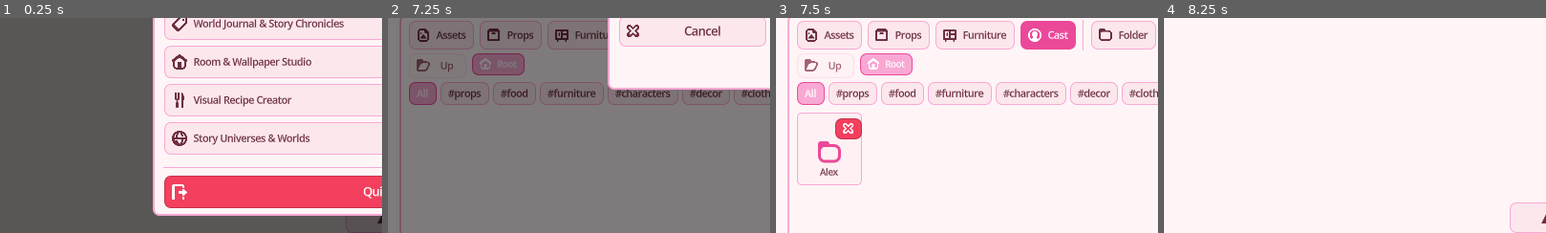
Above: before the commit, frames 1-4 (left to right).
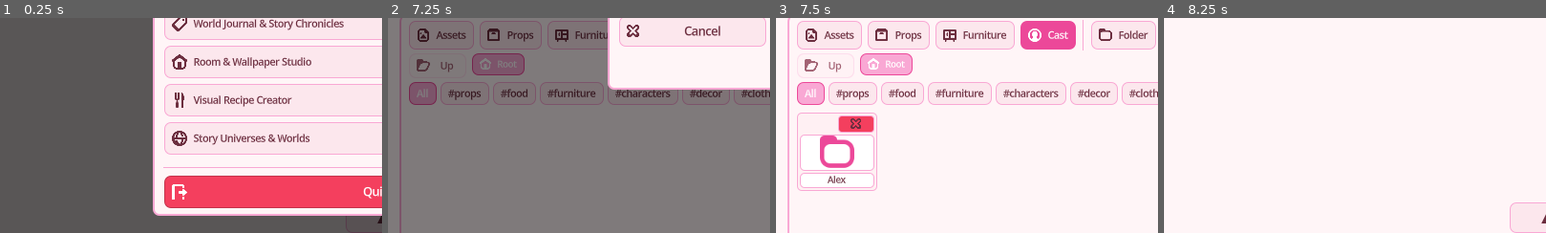
Above: after the commit, the same moments.

Repository: ryanbutinagumballmachine-alt/ownworld-dollhouse
Game: Godot game, scene res://Core/Main.tscn
Two runs of this game, one before a commit and one after it. Both use one fixed random seed, a clock stepped at 60 frames per second and the inputs below.
Inputs (mouse positions are % of the whole screen's width and height, from its top left):
- Up to frame 1 (0.25 s): no input
- Up to frame 2 (7.25 s): click "Play / Resume" at 0.5 s; click "▲" at 1.25 s; click (80, 54) at 2.02 s; type "12" at 2.1 s; click "Assets" at 2.75 s; click "Props" at 3.5 s; click "Furniture" at 4.25 s; click "Cast" at 5 s; click "Folder" at 5.75 s; click (50, 44) at 6.52 s; type "Alex" at 6.6 s
- Up to frame 3 (7.5 s): click "Select" at 7.25 s
- Up to frame 4 (8.25 s): click "▼" at 8 s
The pictures show only the part of the screen within x 0-50%, y 50-100%; the shares and areas given below are measured in that part.

Frames 1-2 are identical in both runs. In frame 3, 2.5% of the frame differs, in the area x 5-27%, y 44-81%; in frame 4, nothing differs.

Commit message:
Update DrawerTray.gd

Diff:
--- a/UI/Drawer/DrawerTray.gd
+++ b/UI/Drawer/DrawerTray.gd
@@ -9,8 +9,8 @@
 
 const DRAWER_MAX_WIDTH: float = 780.0
 const DRAWER_HEIGHT: float = 230.0
-const CARD_WIDTH: float = 68.0
-const CARD_HEIGHT: float = 76.0
+const CARD_WIDTH: float = 74.0
+const CARD_HEIGHT: float = 82.0
 const GRID_SPACING: int = 6
 const TEMPLATES_DIR: String = "user://templates/"
 
@@ -502,7 +502,7 @@
 	var usable_w: float = target_w - 28.0
 	var col_stride: float = CARD_WIDTH + float(GRID_SPACING)
 	var max_cols: int = int((usable_w + float(GRID_SPACING)) / col_stride)
-	items_grid.columns = clampi(max_cols, 3, 9)
+	items_grid.columns = clampi(max_cols, 3, 10)
 
 func _render_breadcrumbs() -> void:
 	for child: Node in breadcrumbs_hbox.get_children():
@@ -562,9 +562,11 @@
 	refresh_tray()
 
 func _create_folder_grid_card(folder_name: String) -> void:
-	# BUTTON-BASED SCROLLING: Using Button instead of PanelContainer fixes mobile scroll blocking
 	var card: Button = Button.new()
 	card.custom_minimum_size = Vector2(CARD_WIDTH, CARD_HEIGHT)
+	card.size_flags_horizontal = Control.SIZE_EXPAND_FILL
+	card.size_flags_vertical = Control.SIZE_EXPAND_FILL
+	card.clip_contents = true
 	card.focus_mode = Control.FOCUS_NONE
 
 	var s_normal: StyleBoxFlat = StyleBoxFlat.new()
@@ -581,12 +583,17 @@
 
 	var vbox: VBoxContainer = VBoxContainer.new()
 	vbox.set_anchors_preset(Control.PRESET_FULL_RECT)
+	vbox.offset_left = 3.0
+	vbox.offset_top = 3.0
+	vbox.offset_right = -3.0
+	vbox.offset_bottom = -3.0
 	vbox.add_theme_constant_override("separation", 2)
-	vbox.alignment = BoxContainer.ALIGNMENT_CENTER
 	vbox.mouse_filter = Control.MOUSE_FILTER_IGNORE
 	card.add_child(vbox)
 
 	var action_row: HBoxContainer = HBoxContainer.new()
+	action_row.size_flags_horizontal = Control.SIZE_EXPAND_FILL
+	action_row.add_theme_constant_override("separation", 2)
 	action_row.mouse_filter = Control.MOUSE_FILTER_PASS
 	vbox.add_child(action_row)
 
@@ -600,25 +607,58 @@
 	btn_del_folder.pressed.connect(func() -> void: _request_delete_folder(cap_fname))
 	action_row.add_child(btn_del_folder)
 
+	var icon_box: PanelContainer = PanelContainer.new()
+	icon_box.size_flags_horizontal = Control.SIZE_EXPAND_FILL
+	icon_box.size_flags_vertical = Control.SIZE_EXPAND_FILL
+	icon_box.custom_minimum_size = Vector2(0.0, 32.0)
+	icon_box.clip_contents = true
+	icon_box.mouse_filter = Control.MOUSE_FILTER_IGNORE
+
+	var t_style: StyleBoxFlat = StyleBoxFlat.new()
+	t_style.bg_color = ThemeService.get_color("input_background", "#ffffff")
+	t_style.border_color = ThemeService.get_color("panel_border", "#f472b6")
+	t_style.set_border_width_all(1)
+	t_style.set_corner_radius_all(4)
+	icon_box.add_theme_stylebox_override("panel", t_style)
+
 	var icon_rect: TextureRect = TextureRect.new()
-	icon_rect.custom_minimum_size = Vector2(24.0, 24.0)
+	icon_rect.set_anchors_preset(Control.PRESET_FULL_RECT)
 	icon_rect.expand_mode = TextureRect.EXPAND_IGNORE_SIZE
 	icon_rect.stretch_mode = TextureRect.STRETCH_KEEP_ASPECT_CENTERED
-	icon_rect.size_flags_horizontal = Control.SIZE_SHRINK_CENTER
 	icon_rect.mouse_filter = Control.MOUSE_FILTER_IGNORE
 
 	var f_icon: Texture2D = ThemeService.get_icon("icon_folder")
 	if f_icon:
 		icon_rect.texture = f_icon
 		icon_rect.modulate = ThemeService.get_color("accent_primary", "#db2777")
-	vbox.add_child(icon_rect)
+	icon_box.add_child(icon_rect)
+	vbox.add_child(icon_box)
+
+	var label_box: PanelContainer = PanelContainer.new()
+	label_box.size_flags_horizontal = Control.SIZE_EXPAND_FILL
+	label_box.custom_minimum_size = Vector2(0.0, 16.0)
+	label_box.clip_contents = true
+	label_box.mouse_filter = Control.MOUSE_FILTER_IGNORE
+
+	var l_style: StyleBoxFlat = t_style.duplicate() as StyleBoxFlat
+	l_style.content_margin_left = 2
+	l_style.content_margin_right = 2
+	l_style.content_margin_top = 1
+	l_style.content_margin_bottom = 1
+	label_box.add_theme_stylebox_override("panel", l_style)
 
 	var name_lbl: Label = Label.new()
 	name_lbl.text = folder_name
 	name_lbl.horizontal_alignment = HORIZONTAL_ALIGNMENT_CENTER
+	name_lbl.vertical_alignment = VERTICAL_ALIGNMENT_CENTER
+	name_lbl.text_overrun_behavior = TextServer.OVERRUN_TRIM_ELLIPSIS
+	name_lbl.clip_text = true
+	name_lbl.size_flags_horizontal = Control.SIZE_EXPAND_FILL
+	name_lbl.size_flags_vertical = Control.SIZE_EXPAND_FILL
 	name_lbl.add_theme_font_size_override("font_size", 9)
 	name_lbl.mouse_filter = Control.MOUSE_FILTER_IGNORE
-	vbox.add_child(name_lbl)
+	label_box.add_child(name_lbl)
+	vbox.add_child(label_box)
 
 	card.pressed.connect(func() -> void:
 		if current_folder_path == "" or current_folder_path == "Root": current_folder_path = cap_fname
@@ -674,19 +714,27 @@
 	var item_key: String = fpath
 	var is_selected: bool = selected_batch_items.has(item_key)
 
-	# BUTTON-BASED SCROLLING
 	var card: Button = Button.new()
 	card.custom_minimum_size = Vector2(CARD_WIDTH, CARD_HEIGHT)
+	card.size_flags_horizontal = Control.SIZE_EXPAND_FILL
+	card.size_flags_vertical = Control.SIZE_EXPAND_FILL
+	card.clip_contents = true
 	card.focus_mode = Control.FOCUS_NONE
 	_apply_card_selection_style(card, is_selected)
 
 	var vbox: VBoxContainer = VBoxContainer.new()
 	vbox.set_anchors_preset(Control.PRESET_FULL_RECT)
+	vbox.offset_left = 3.0
+	vbox.offset_top = 3.0
+	vbox.offset_right = -3.0
+	vbox.offset_bottom = -3.0
 	vbox.add_theme_constant_override("separation", 2)
 	vbox.mouse_filter = Control.MOUSE_FILTER_IGNORE
 	card.add_child(vbox)
 
 	var action_row: HBoxContainer = HBoxContainer.new()
+	action_row.size_flags_horizontal = Control.SIZE_EXPAND_FILL
+	action_row.add_theme_constant_override("separation", 2)
 	action_row.mouse_filter = Control.MOUSE_FILTER_PASS
 	vbox.add_child(action_row)
 
@@ -765,19 +813,27 @@
 
 		var tex: Texture2D = UGCManager.load_texture_from_file(img_path) if (img_path != "" and FileAccess.file_exists(img_path)) else null
 
-		# BUTTON-BASED SCROLLING
 		var card: Button = Button.new()
 		card.custom_minimum_size = Vector2(CARD_WIDTH, CARD_HEIGHT)
+		card.size_flags_horizontal = Control.SIZE_EXPAND_FILL
+		card.size_flags_vertical = Control.SIZE_EXPAND_FILL
+		card.clip_contents = true
 		card.focus_mode = Control.FOCUS_NONE
 		_apply_card_selection_style(card, is_selected)
 
 		var vbox: VBoxContainer = VBoxContainer.new()
 		vbox.set_anchors_preset(Control.PRESET_FULL_RECT)
+		vbox.offset_left = 3.0
+		vbox.offset_top = 3.0
+		vbox.offset_right = -3.0
+		vbox.offset_bottom = -3.0
 		vbox.add_theme_constant_override("separation", 2)
 		vbox.mouse_filter = Control.MOUSE_FILTER_IGNORE
 		card.add_child(vbox)
 
 		var action_row: HBoxContainer = HBoxContainer.new()
+		action_row.size_flags_horizontal = Control.SIZE_EXPAND_FILL
+		action_row.add_theme_constant_override("separation", 2)
 		action_row.mouse_filter = Control.MOUSE_FILTER_PASS
 		vbox.add_child(action_row)
 
@@ -870,19 +926,27 @@
 
 		var tex: Texture2D = UGCManager.load_texture_from_file(c_path) if (c_path != "" and FileAccess.file_exists(c_path)) else null
 
-		# BUTTON-BASED SCROLLING
 		var card: Button = Button.new()
 		card.custom_minimum_size = Vector2(CARD_WIDTH, CARD_HEIGHT)
+		card.size_flags_horizontal = Control.SIZE_EXPAND_FILL
+		card.size_flags_vertical = Control.SIZE_EXPAND_FILL
+		card.clip_contents = true
 		card.focus_mode = Control.FOCUS_NONE
 		_apply_card_selection_style(card, is_selected)
 
 		var vbox: VBoxContainer = VBoxContainer.new()
 		vbox.set_anchors_preset(Control.PRESET_FULL_RECT)
+		vbox.offset_left = 3.0
+		vbox.offset_top = 3.0
+		vbox.offset_right = -3.0
+		vbox.offset_bottom = -3.0
 		vbox.add_theme_constant_override("separation", 2)
 		vbox.mouse_filter = Control.MOUSE_FILTER_IGNORE
 		card.add_child(vbox)
 
 		var action_row: HBoxContainer = HBoxContainer.new()
+		action_row.size_flags_horizontal = Control.SIZE_EXPAND_FILL
+		action_row.add_theme_constant_override("separation", 2)
 		action_row.mouse_filter = Control.MOUSE_FILTER_PASS
 		vbox.add_child(action_row)
 
@@ -1067,22 +1131,47 @@
 
 func _create_card_icon_btn(icon_key: String, is_danger: bool = false) -> Button:
 	var btn: Button = Button.new()
-	btn.custom_minimum_size = Vector2(20.0, 20.0)
+	btn.custom_minimum_size = Vector2(18.0, 18.0)
+	btn.size_flags_horizontal = Control.SIZE_EXPAND_FILL
 	btn.focus_mode = Control.FOCUS_NONE
 	btn.mouse_filter = Control.MOUSE_FILTER_STOP
 	btn.add_theme_constant_override("icon_max_width", 12)
-	if is_danger: btn.theme_type_variation = "DangerButton"
+
+	var s_btn: StyleBoxFlat = StyleBoxFlat.new()
+	s_btn.bg_color = ThemeService.get_color("danger_color", "#f43f5e") if is_danger else ThemeService.get_color("container_sub_bg", "#fdf2f4")
+	s_btn.border_color = ThemeService.get_color("panel_border", "#f472b6")
+	s_btn.set_border_width_all(1)
+	s_btn.set_corner_radius_all(3)
+	s_btn.content_margin_left = 1
+	s_btn.content_margin_right = 1
+	s_btn.content_margin_top = 1
+	s_btn.content_margin_bottom = 1
+	btn.add_theme_stylebox_override("normal", s_btn)
+
+	var s_hover: StyleBoxFlat = s_btn.duplicate() as StyleBoxFlat
+	s_hover.border_color = ThemeService.get_color("accent_primary", "#db2777")
+	if not is_danger:
+		s_hover.bg_color = ThemeService.get_color("accent_primary", "#db2777")
+	btn.add_theme_stylebox_override("hover", s_hover)
+	btn.add_theme_stylebox_override("pressed", s_hover)
+	btn.add_theme_stylebox_override("focus", StyleBoxEmpty.new())
 
 	var icon_tex: Texture2D = ThemeService.get_icon(icon_key)
-	if icon_tex: btn.icon = icon_tex
+	if icon_tex:
+		btn.icon = icon_tex
+		btn.icon_alignment = HORIZONTAL_ALIGNMENT_CENTER
+		btn.vertical_icon_alignment = VERTICAL_ALIGNMENT_CENTER
 	else:
 		btn.text = "✕" if is_danger else "•"
 		btn.add_theme_font_size_override("font_size", 9)
 	return btn
 
 func _attach_card_visuals(vbox: VBoxContainer, tex: Texture2D, label_text: String) -> void:
+	# Upper Visual Thumbnail Box (Green Arrow)
 	var thumb_box: PanelContainer = PanelContainer.new()
-	thumb_box.custom_minimum_size = Vector2(38.0, 38.0)
+	thumb_box.size_flags_horizontal = Control.SIZE_EXPAND_FILL
+	thumb_box.size_flags_vertical = Control.SIZE_EXPAND_FILL
+	thumb_box.custom_minimum_size = Vector2(0.0, 32.0)
 	thumb_box.clip_contents = true
 	thumb_box.mouse_filter = Control.MOUSE_FILTER_IGNORE
 
@@ -1102,12 +1191,32 @@
 	thumb_box.add_child(thumb)
 	vbox.add_child(thumb_box)
 
+	# Lower Matching Name Box (Red Arrow)
+	var label_box: PanelContainer = PanelContainer.new()
+	label_box.size_flags_horizontal = Control.SIZE_EXPAND_FILL
+	label_box.custom_minimum_size = Vector2(0.0, 16.0)
+	label_box.clip_contents = true
+	label_box.mouse_filter = Control.MOUSE_FILTER_IGNORE
+
+	var l_style: StyleBoxFlat = t_style.duplicate() as StyleBoxFlat
+	l_style.content_margin_left = 2
+	l_style.content_margin_right = 2
+	l_style.content_margin_top = 1
+	l_style.content_margin_bottom = 1
+	label_box.add_theme_stylebox_override("panel", l_style)
+
 	var lbl: Label = Label.new()
 	lbl.text = label_text
 	lbl.horizontal_alignment = HORIZONTAL_ALIGNMENT_CENTER
+	lbl.vertical_alignment = VERTICAL_ALIGNMENT_CENTER
+	lbl.text_overrun_behavior = TextServer.OVERRUN_TRIM_ELLIPSIS
+	lbl.clip_text = true
+	lbl.size_flags_horizontal = Control.SIZE_EXPAND_FILL
+	lbl.size_flags_vertical = Control.SIZE_EXPAND_FILL
 	lbl.add_theme_font_size_override("font_size", 9)
 	lbl.mouse_filter = Control.MOUSE_FILTER_IGNORE
-	vbox.add_child(lbl)
+	label_box.add_child(lbl)
+	vbox.add_child(label_box)
 
 func _build_category_filter_buttons() -> void:
 	for child: Node in filter_scroll_container.get_children():
